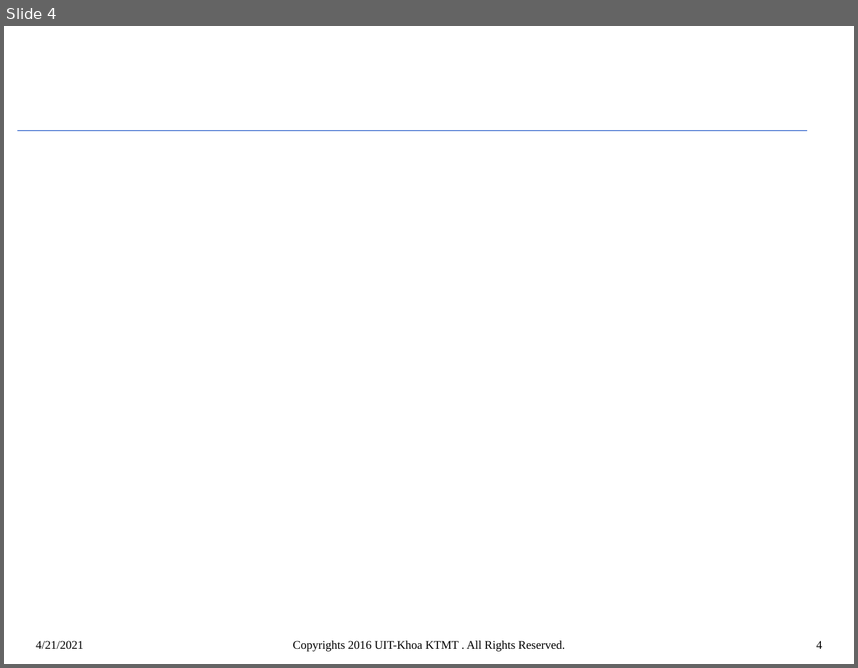
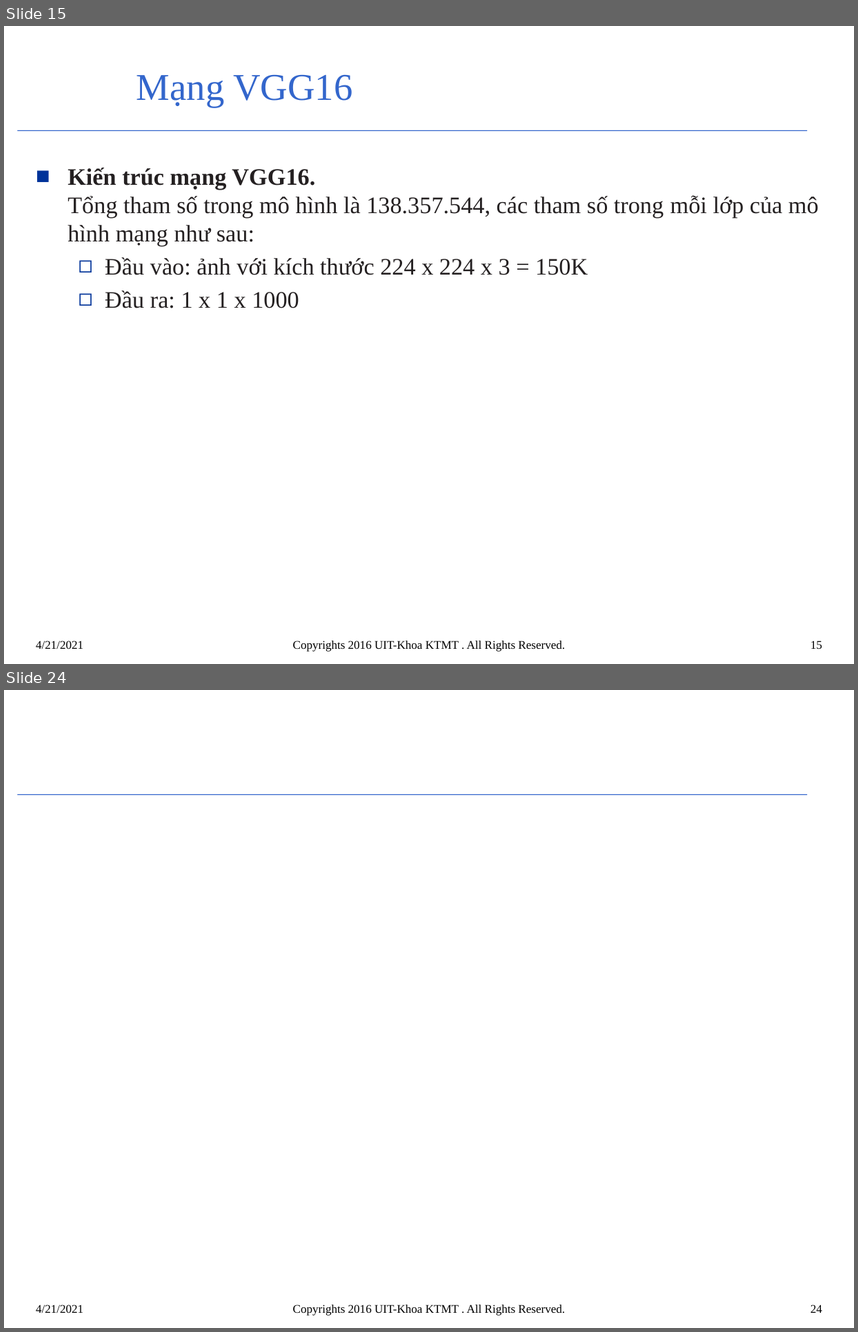
Before and after one commit to DuongTam1410/IU, a slide deck: Project/VGG16.pptx. Shown one above the other, each under a label of ours: slide 4 before the commit, slides 15 and 24 after it; the slides between them are not shown. The pictures are 858x668 and 858x1332 pixels, drawn with LibreOffice and Linux fonts; fonts in the diff are those of the drawing; background and template pictures are left out. Boxes give left, top, right and bottom in pixels: in the first picture for what was removed or moved away, otherwise in the second. Text is boxed around its words. In the diff, an @@ line names an element or a change of style, - is before the commit and + after.

```diff
--- a/Project/VGG16.pptx
+++ b/Project/VGG16.pptx
@@ slide 15 added at bbox=[4, 26, 854, 664], background #FFFFFF; not listed: 2 template elements that a slide beside it also shows @@
@@ title added at bbox=[136, 74, 352, 107], 32 pt, text #3366CC @@
+Mạng VGG16
@@ text added at bbox=[67, 167, 819, 308], 20 pt, text #242021 @@
+■ Kiến trúc mạng VGG16.
+  Tổng tham số trong mô hình là 138.357.544, các tham số trong mỗi lớp của mô hình mạng như sau:
+  ◻ Đầu vào: ảnh với kích thước 224 x 224 x 3 = 150K
+  ◻ Đầu ra: 1 x 1 x 1000
@@ text added at bbox=[36, 640, 83, 648], 10 pt, text #000000 @@
+4/21/2021
@@ text added at bbox=[293, 640, 565, 651], 10 pt, text #000000 @@
+Copyrights 2016 UIT-Khoa KTMT . All Rights Reserved.
@@ page number added at bbox=[811, 640, 822, 648], 10 pt, text #000000 @@
+15
@@ what was slide 4 is now slide 24 @@
@@ page number at bbox=[811, 1304, 822, 1312]: text changed @@
-4
+24
```
Also in this commit, not shown: 3 slides changed, 21 other slides added, 1 other file.
